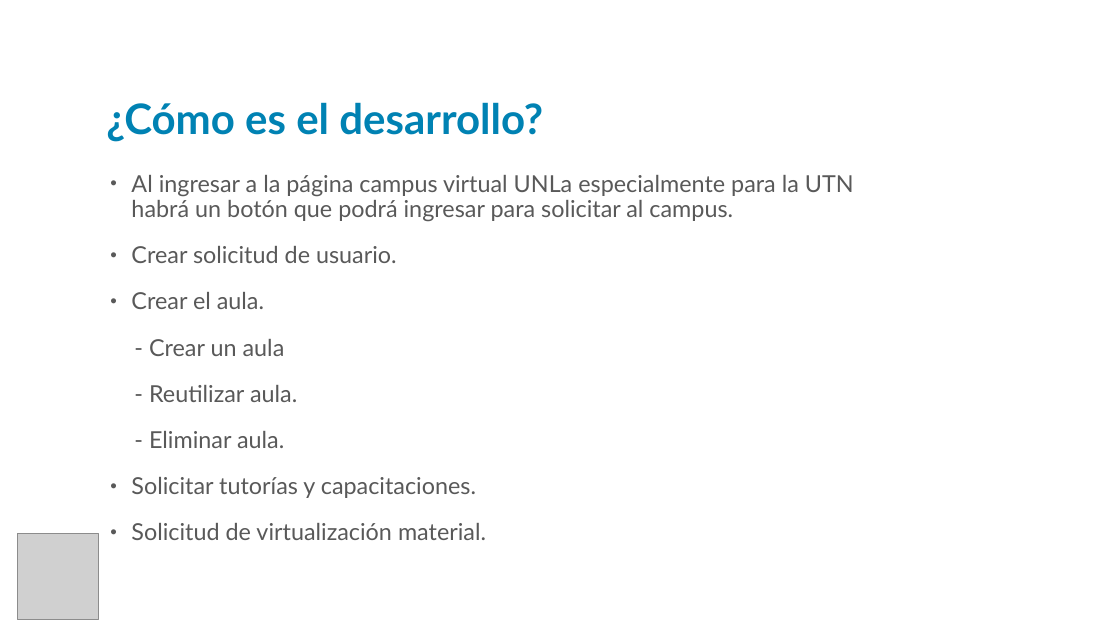
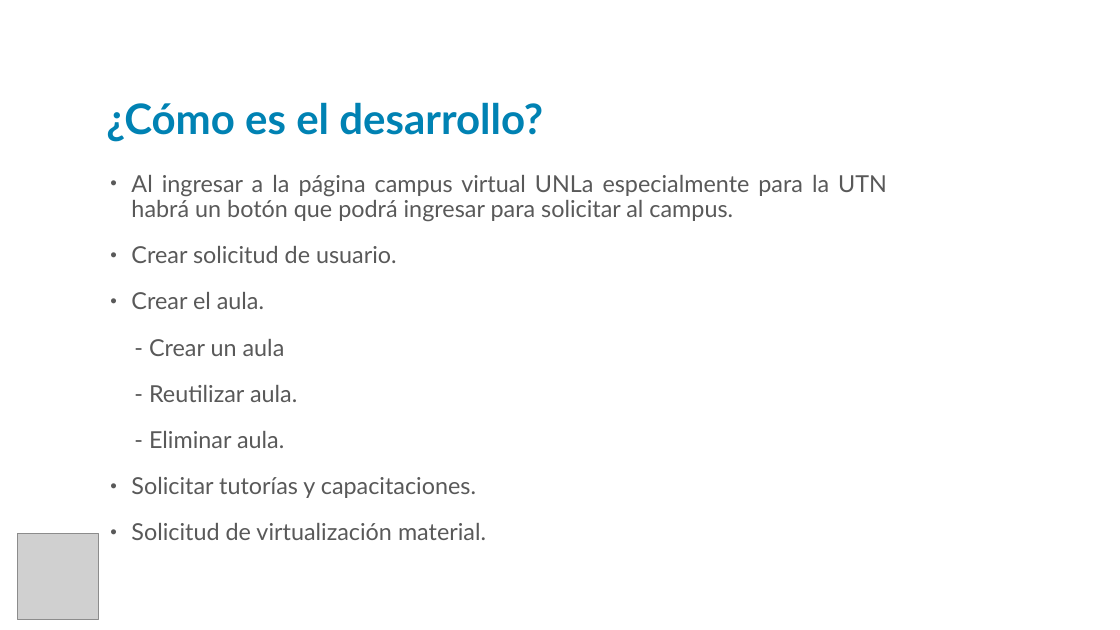
Before and after one commit to NicoTrezza/GestionDePedidos, a slide deck: slide 3 of Gestor de Pedidos1.pptx. Drawn at 1120x630 pixels with LibreOffice and Linux fonts; fonts in the diff are those of the drawing; grey boxes stand for pictures; background and template pictures are left out. Boxes give left, top, right and bottom in pixels: in the first picture for what was removed or moved away, otherwise in the second. Text is boxed around its words. In the diff, an @@ line names an element or a change of style, - is before the commit and + after.

```diff
--- a/Gestor de Pedidos1.pptx
+++ b/Gestor de Pedidos1.pptx
@@ text "Al ingresar a la página ..." at (131, 175, 887, 540): alignment left to justified @@
```
Also in this commit, not shown: 14 other slides changed.
